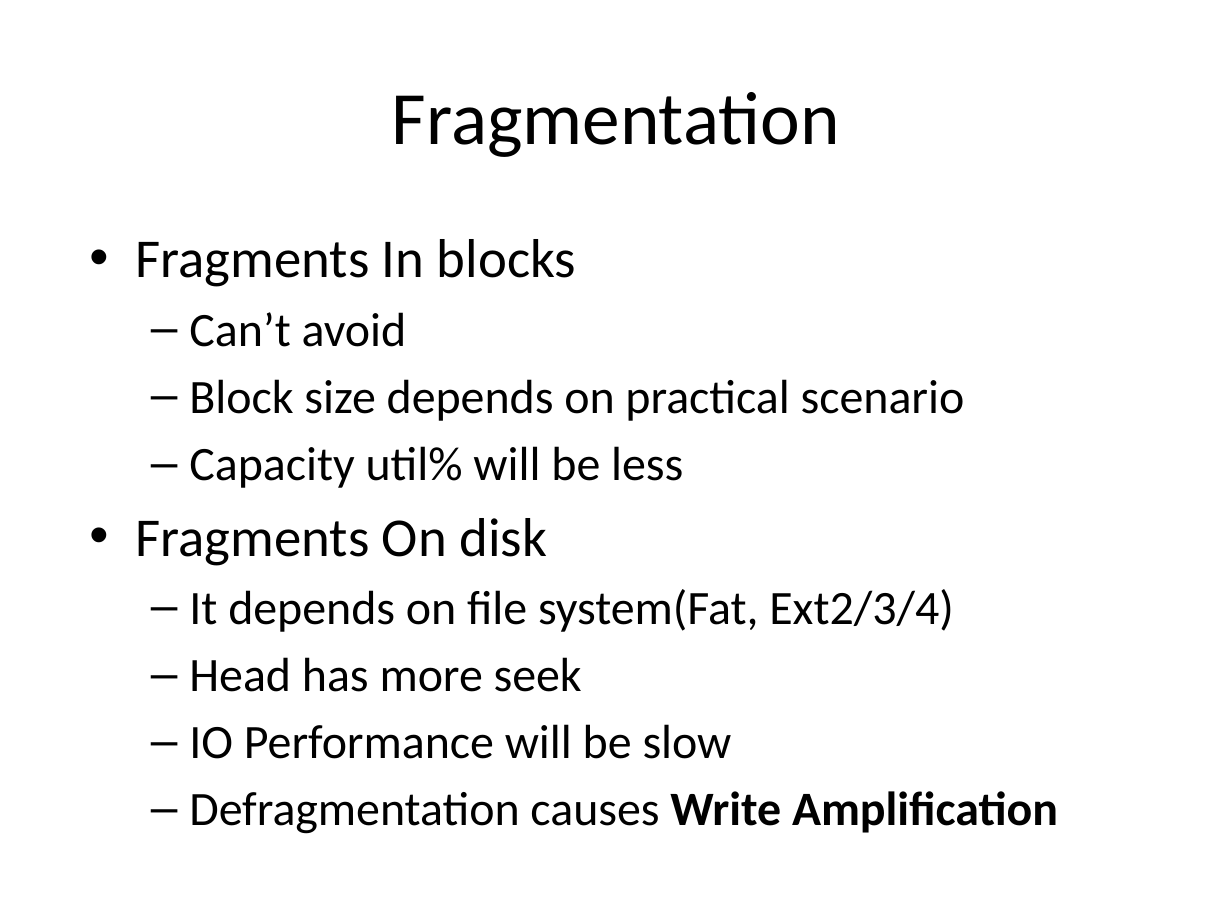
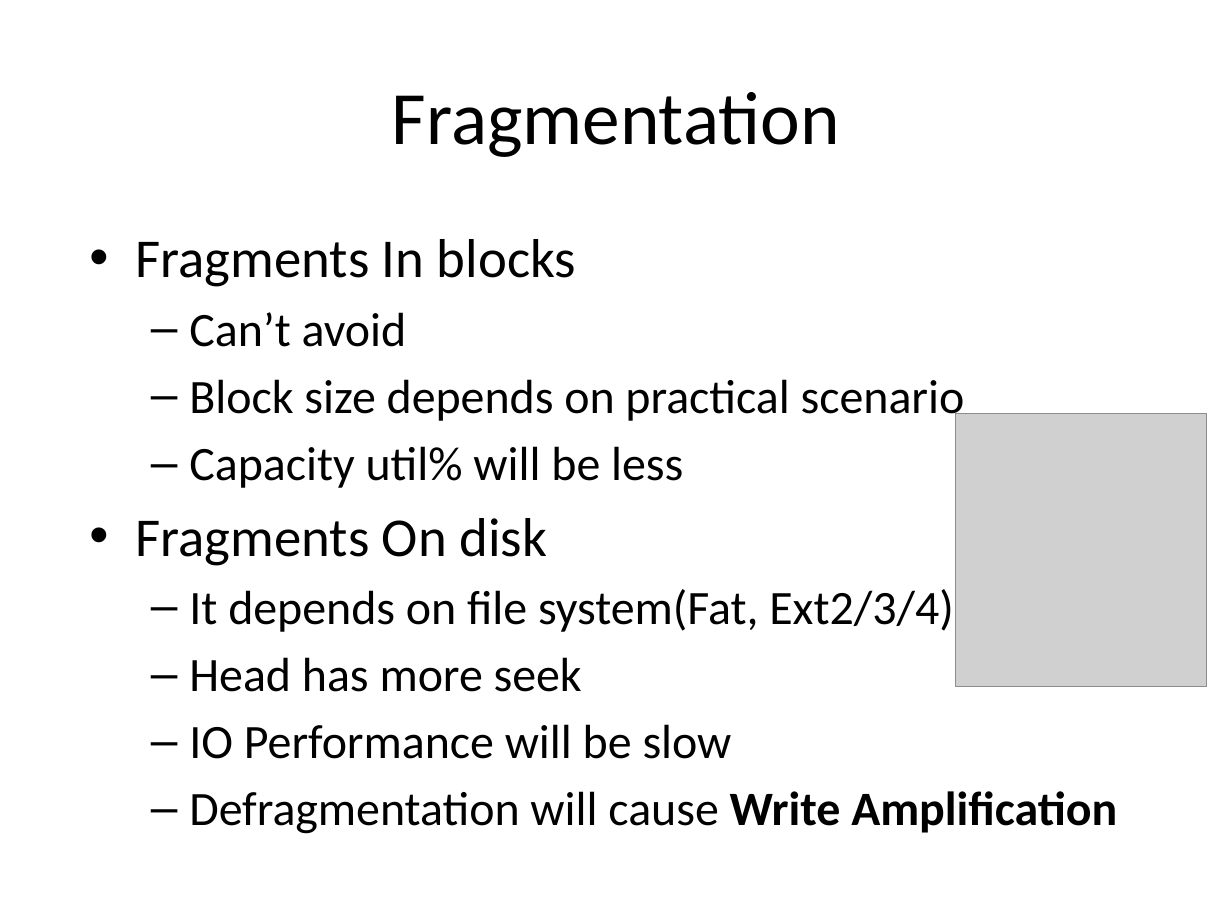
Before and after one commit to guhanjie/Knowledge-sharing, a slide deck: slide 41 of 数据存取模型.pptx. Drawn at 1232x924 pixels with LibreOffice and Linux fonts; fonts in the diff are those of the drawing; grey boxes stand for pictures. Boxes give left, top, right and bottom in pixels: in the first picture for what was removed or moved away, otherwise in the second. Text is boxed around its words. In the diff, an @@ line names an element or a change of style, - is before the commit and + after.

```diff
--- a/数据存取模型.pptx
+++ b/数据存取模型.pptx
@@ picture added at <box>956,414,1206,687</box> @@
@@ text at <box>189,791,1117,834</box>: text changed @@
-  – Defragmentation causes Write Amplification
+  – Defragmentation will cause Write Amplification
```
Also in this commit, not shown: 7 other slides changed.
